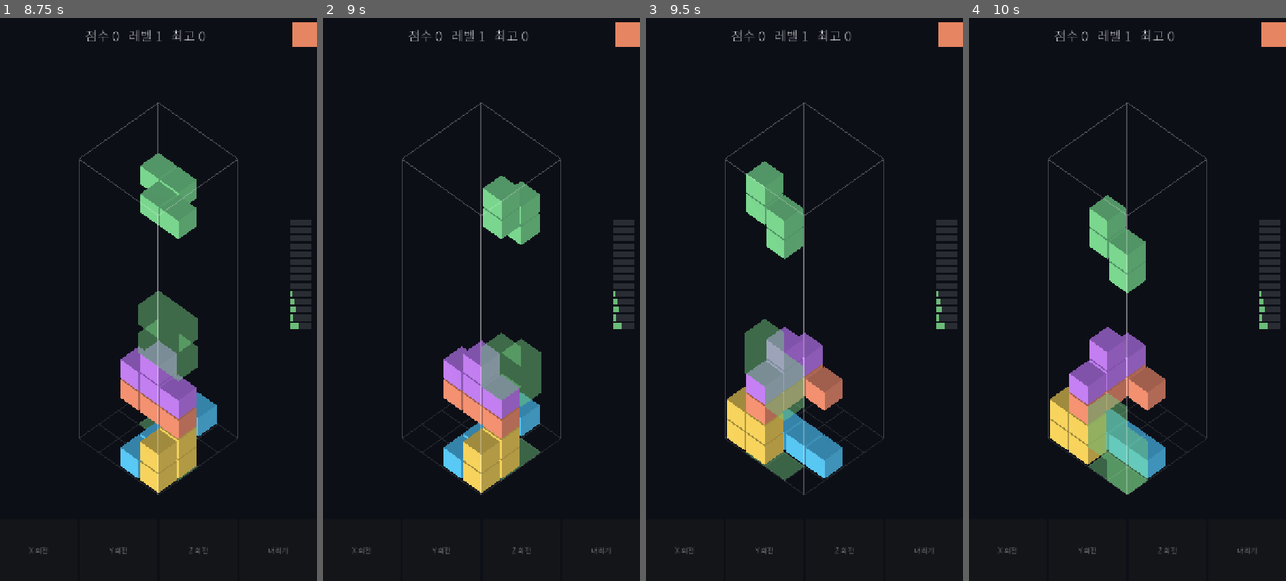
Above: before the commit, frames 1-4 (left to right).
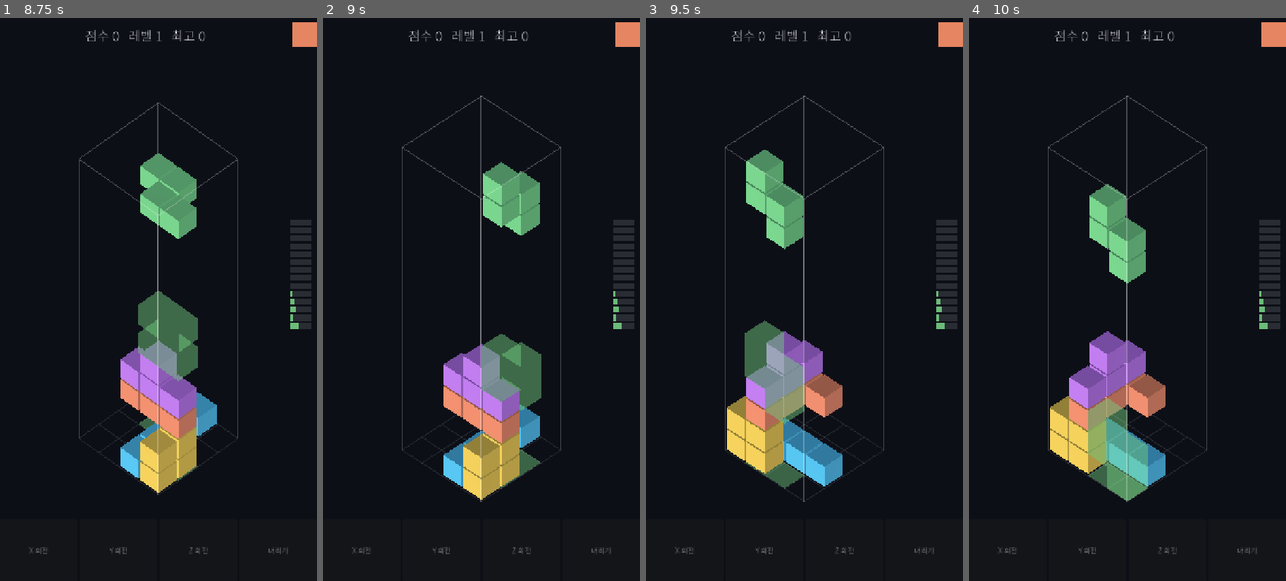
Above: after the commit, the same moments.

Repository: kjw5541a-hash/blockbox
Game: Godot game, scene res://scenes/start.tscn
The game is run twice, just before and just after one commit, with the same random seed, the same clock (stepped at 60 frames per second) and the same inputs.
Inputs (mouse positions are in pixels of both pictures, inside the frame that each line leads up to):
- Up to frame 1 (8.75 s): click "시작" at 0.5 s; click "X 회전" at 1.25 s; click "Y 회전" at 2 s; tap Enter at 2.75 s; move the mouse to (228, 271) at 2.77 s; hold Right 2.78-3.5 s; tap Q at 2.85, 4.35 s; click (228, 271) at 2.92 s; tap Space at 3.02, 7.25, 7.52 s; tap E at 3.05, 4.55, 7.55 s; drag from (95, 327) to (142, 412) at 3.52 s; move the mouse to (190, 175) at 4.27 s; hold Right 4.28-5 s; drag from (142, 412) to (63, 215) at 5.02 s; click "Z 회전" at 5.75 s; click "내리기" at 6.5 s; move the mouse to (253, 383) at 7.27 s; hold Left 7.28-8 s; tap Z at 7.35 s; drag from (63, 215) to (110, 158) at 8.02 s
- Up to frame 2 (9 s): move the mouse to (497, 299) at 8.77 s; hold S from 8.78 s (still down); tap C at 8.85 s; click (497, 299) at 8.92 s
- Up to frame 3 (9.5 s): keep holding S; tap E at 9.05 s
- Up to frame 4 (10 s): release S at 9.5 s; drag from (1079, 158) to (1064, 327) at 9.52 s

Frame 1 is identical in both runs. In frame 2, 3.6% of the frame differs, in the area x 24-76%, y 13-86%; in frame 3, 4.3%; in frame 4, 4.3%.

Commit message:
feat: 시점을 상하로 기울여 탑뷰까지 볼 수 있게 한다
좌우로만 돌 수 있어 쌓인 높이만 보이고, 바닥에 어느 칸이 비었는지는
조각에 가려 보이지 않았다.

상하각을 -35 도에서 -90 도(탑뷰) 사이에서 연속으로 움직인다. 좌우 회전과
달리 격자축 대응에 쓰이지 않으므로 90도 단위로 끊지 않는다. 아래쪽을
-35 로 막는 이유는 기본 각도를 -45 로 잡은 이유와 같다 - 더 눕히면 두
수평 격자축이 화면에서 겹쳐 드래그를 축별로 분해할 수 없다.

좌우 회전 트윈이 rotation_degrees 를 통째로 다루면 도는 중에 기울인
각도를 시작 시점 값으로 덮어쓴다. y 성분만 트윈한다.

조작은 지금은 키보드 W/S 뿐이다. 손가락 조작은 다음에 붙인다.

Co-Authored-By: Claude Opus 5 <noreply@anthropic.com>

Diff:
--- a/scripts/camera_rig.gd
+++ b/scripts/camera_rig.gd
@@ -19,6 +19,11 @@
 # -30 도에서는 두 수평 격자축이 화면에서 ±27 도로만 벌어져 위/옆 구분이 안 된다.
 # -45 도면 ±35 도로 벌어지고, 통 위아래 여백도 늘어 통 바깥 스와이프가 편해진다.
 const PITCH_DEG := -45.0
+# 상하각을 움직일 수 있는 범위. -90 은 바로 위에서 내려다보는 탑뷰다.
+# 아래쪽 한계가 -35 인 이유는 위 주석과 같다 — 더 눕히면 두 수평 격자축이
+# 화면에서 겹쳐, 드래그를 축별로 분해하는 TouchInput._feed_piece 가 무너진다.
+const PITCH_MIN := -90.0
+const PITCH_MAX := -35.0
 const TURN_TIME := 0.25
 
 var yaw_step := 0
@@ -27,9 +32,10 @@
 # 목표 각도를 누적해서 따로 들고 있는다. 진행 중인 트윈의 중간값에서 90도를 더하면
 # 빠르게 두 번 돌렸을 때 화면 각도가 yaw_step 과 영구히 어긋난다.
 var _yaw_target := YAW_BASE_DEG
+var _pitch := PITCH_DEG
 
 func _ready() -> void:
-	rotation_degrees = Vector3(PITCH_DEG, _yaw_target, 0.0)
+	rotation_degrees = Vector3(_pitch, _yaw_target, 0.0)
 
 # 현재 목표 각도. 감기지 않은 절대값이라 네 번 돌리면 360 이 된다.
 func yaw_degrees() -> float:
@@ -44,9 +50,20 @@
 		_tween.kill()
 	_tween = create_tween()
 	_tween.set_trans(Tween.TRANS_CUBIC).set_ease(Tween.EASE_OUT)
-	var target := rotation_degrees
-	target.y = _yaw_target
-	_tween.tween_property(self, "rotation_degrees", target, TURN_TIME)
+	# y 성분만 트윈한다. 벡터 전체를 트윈하면 시작할 때 찍어둔 상하각으로
+	# 매 프레임 덮어써서, 도는 중에 기울인 각도가 도로 튕겨 나간다.
+	_tween.tween_property(self, "rotation_degrees:y", _yaw_target, TURN_TIME)
+
+# 현재 상하각. -90 이 탑뷰다.
+func pitch_degrees() -> float:
+	return _pitch
+
+# 상하로 delta 도만큼 기울인다. 좌우 회전과 달리 격자축 대응(AWAY/RIGHT)에
+# 쓰이지 않으므로 90도 단위로 끊지 않고 연속으로 움직인다. 트윈도 걸지 않는다 —
+# 손가락이나 키를 따라 그 자리에서 바뀌어야 따라오는 느낌이 난다.
+func pitch_by(delta: float) -> void:
+	_pitch = clampf(_pitch + delta, PITCH_MIN, PITCH_MAX)
+	rotation_degrees.x = _pitch
 
 func axis_away() -> Vector3i:
 	return AWAY[yaw_step]
--- a/scripts/main.gd
+++ b/scripts/main.gd
@@ -1,4 +1,7 @@
 extends Node3D
+
+# 키 한 번에 움직이는 상하각. 손가락 조작은 다음에 붙인다.
+const PITCH_KEY_STEP := 5.0
 
 @onready var game: Game = $Game
 @onready var rig: CameraRig = $CameraRig
@@ -47,6 +50,10 @@
 			rig.turn(-1)
 		KEY_E:
 			rig.turn(1)
+		KEY_W:
+			rig.pitch_by(-PITCH_KEY_STEP)
+		KEY_S:
+			rig.pitch_by(PITCH_KEY_STEP)
 		KEY_R:
 			# 게임오버 전에 눌러도 이번 판 점수는 기록에 남긴다.
 			SaveData.submit(game.score)
--- a/tests/test_camera_rig.gd
+++ b/tests/test_camera_rig.gd
@@ -14,6 +14,8 @@
 	_test_tilt_axis()
 	_test_mapping_is_pinned_to_axes()
 	_test_visual_yaw_tracks_yaw_step()
+	await _test_pitch_is_continuous_and_clamped()
+	await _test_pitch_survives_a_turn()
 	print("test_camera_rig: OK")
 	quit()
 
@@ -112,3 +114,58 @@
 		var got := wrapf(r.yaw_degrees(), 0.0, 360.0)
 		assert(absf(want - got) < 0.001,
 			"yaw_step %d 인데 화면 각도가 %f, 기대 %f" % [r.yaw_step, got, want])
+
+
+# 상하각은 격자축 대응에 쓰이지 않으므로 90도 단위로 끊지 않는다. 대신 양 끝을
+# 막는다. 아래쪽을 열어두면 두 수평 격자축이 화면에서 겹쳐 조각 드래그가 죽는다.
+func _test_pitch_is_continuous_and_clamped() -> void:
+	var r := _rig()
+	await process_frame
+	assert(is_equal_approx(r.pitch_degrees(), CameraRig.PITCH_DEG),
+		"처음에는 기본 각도여야 한다: %f" % r.pitch_degrees())
+	assert(CameraRig.PITCH_MIN <= CameraRig.PITCH_DEG
+		and CameraRig.PITCH_DEG <= CameraRig.PITCH_MAX,
+		"기본 각도가 움직일 수 있는 범위 밖이다")
+
+	r.pitch_by(-7.5)
+	assert(is_equal_approx(r.pitch_degrees(), CameraRig.PITCH_DEG - 7.5),
+		"상하각은 끊지 않고 준 만큼 움직여야 한다: %f" % r.pitch_degrees())
+	assert(is_equal_approx(r.rotation_degrees.x, r.pitch_degrees()),
+		"실제 카메라 각도가 따라오지 않았다: %f" % r.rotation_degrees.x)
+
+	# 탑뷰를 지나쳐 뒤집히면 안 된다.
+	for _i in 100:
+		r.pitch_by(-10.0)
+	assert(is_equal_approx(r.pitch_degrees(), CameraRig.PITCH_MIN),
+		"위쪽 한계에서 멈춰야 한다: %f" % r.pitch_degrees())
+	for _i in 100:
+		r.pitch_by(10.0)
+	assert(is_equal_approx(r.pitch_degrees(), CameraRig.PITCH_MAX),
+		"아래쪽 한계에서 멈춰야 한다: %f" % r.pitch_degrees())
+	assert(is_equal_approx(r.rotation_degrees.x, CameraRig.PITCH_MAX),
+		"한계에서도 실제 카메라 각도가 맞아야 한다: %f" % r.rotation_degrees.x)
+
+	# 상하로 기울여도 어느 격자축이 화면 위인지는 달라지지 않는다.
+	var away := r.axis_away()
+	r.pitch_by(-30.0)
+	assert(r.axis_away() == away, "상하각은 격자축 대응을 건드리면 안 된다")
+	r.queue_free()
+
+# 좌우 회전은 트윈으로 돈다. 그 트윈이 벡터 전체를 건드리면, 도는 중에 기울인
+# 각도가 트윈이 시작할 때 찍어둔 값으로 도로 튕겨 나간다.
+func _test_pitch_survives_a_turn() -> void:
+	var r := _rig()
+	await process_frame
+	r.turn(1)
+	r.pitch_by(-20.0)
+	var want := CameraRig.PITCH_DEG - 20.0
+	# 트윈이 끝날 때까지 돌린다.
+	for _i in 40:
+		await process_frame
+	assert(is_equal_approx(r.pitch_degrees(), want),
+		"도는 중에 기울인 각도가 사라졌다: %f, 기대 %f" % [r.pitch_degrees(), want])
+	assert(is_equal_approx(r.rotation_degrees.x, want),
+		"도는 중에 기울인 실제 카메라 각도가 사라졌다: %f" % r.rotation_degrees.x)
+	assert(is_equal_approx(r.rotation_degrees.y, r.yaw_degrees()),
+		"좌우 회전은 그대로 끝나야 한다: %f" % r.rotation_degrees.y)
+	r.queue_free()
